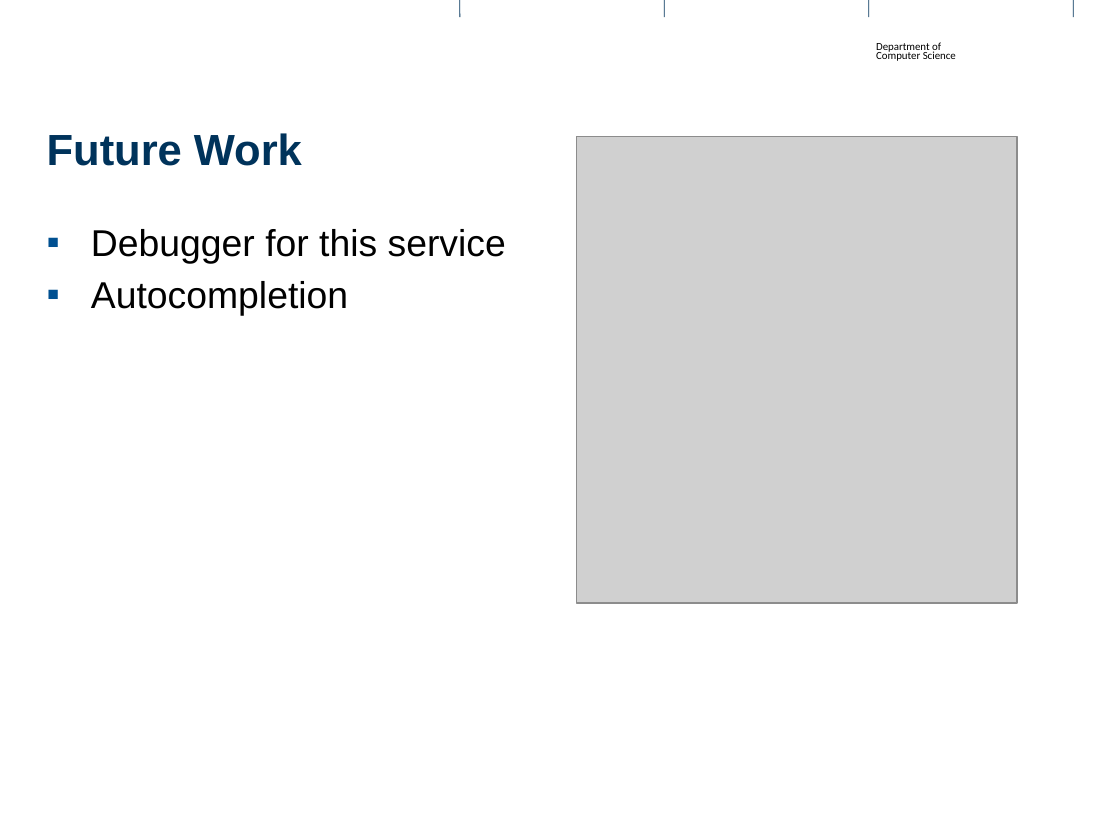
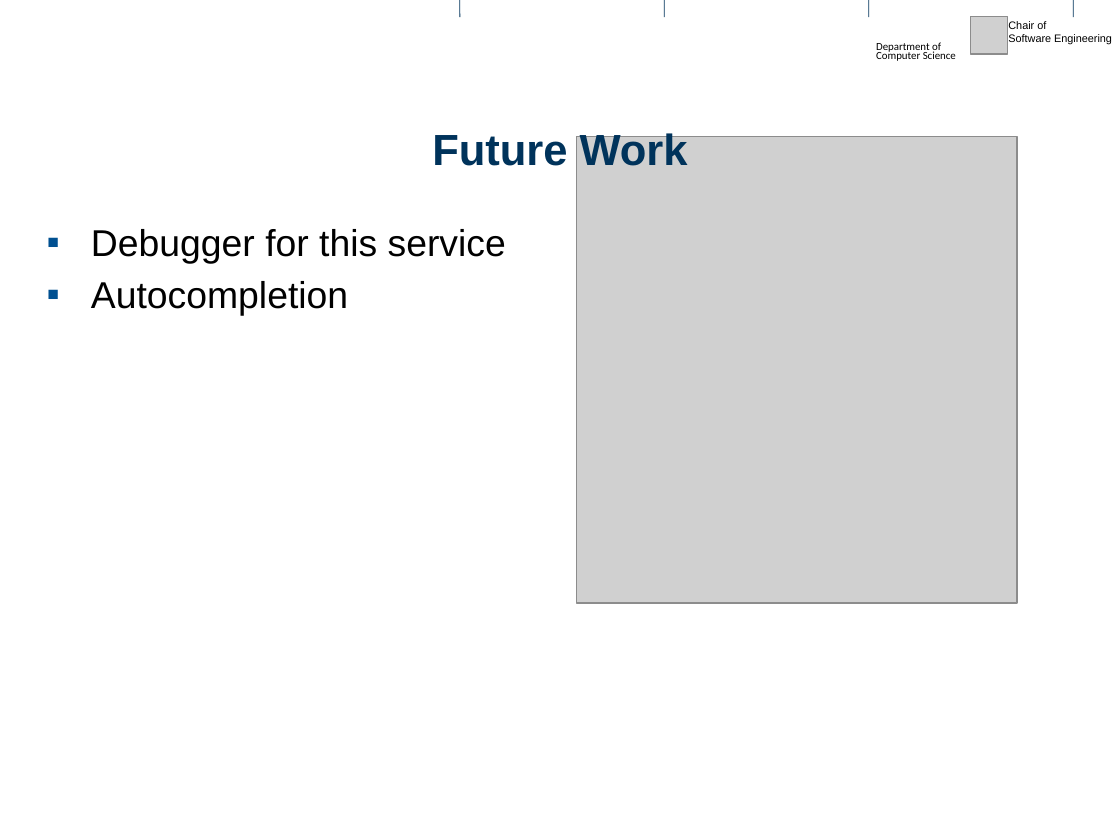
Before and after one commit to kediamanav/Mantra, a slide deck: slide 13 of server_app/my_project.pptx (slide 16 before the commit). Drawn at 1120x840 pixels with LibreOffice and Linux fonts; fonts in the diff are those of the drawing; grey boxes stand for pictures; background and template pictures are left out. Boxes give left, top, right and bottom in pixels: in the first picture for what was removed or moved away, otherwise in the second. Text is boxed around its words. In the diff, an @@ line names an element or a change of style, - is before the commit and + after.

```diff
--- a/server_app/my_project.pptx
+++ b/server_app/my_project.pptx
@@ picture added at (971, 17, 1008, 55) @@
@@ text added at (1008, 21, 1112, 44), 7 pt, text #000000 @@
+Chair of
+Software Engineering
@@ title "Future Work" at (432, 130, 688, 166): alignment left to centre @@
```
Also in this commit, not shown: 13 other slides changed, 2 slides added, 4 slides removed, 4 other files.
